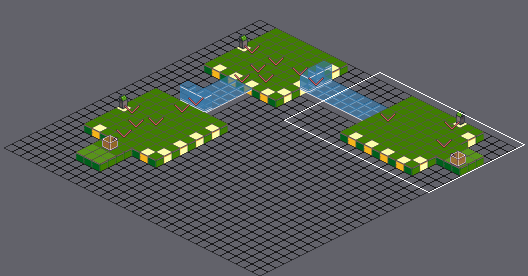
Tiled map, stored at scratch/floor1-tut-vr2.tmx. The first picture is a wide view before the edit; the outline marks the close-up.
Close-up. Before the commit:
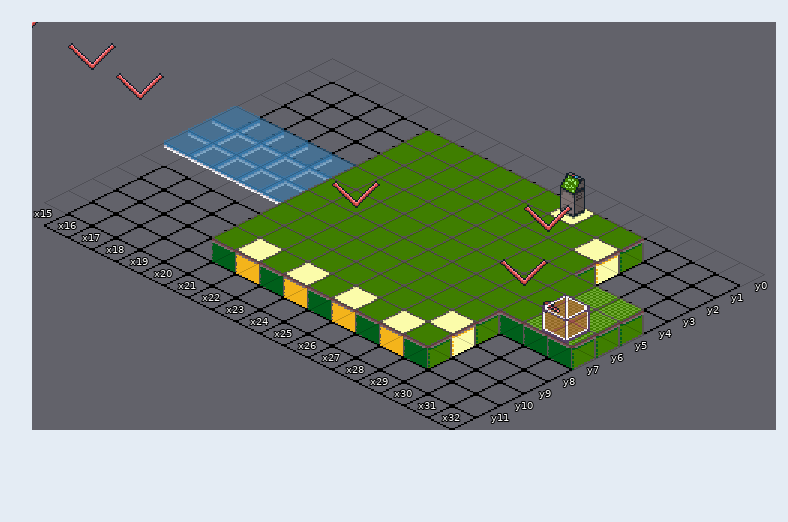
Cells are 32x16 px. Isometric: x runs down to the right, y down to the left. Shown: x 15..32, y 0..11. The commit also changed other parts of the map, which this record leaves out. Tiles whose own drawing changed are shown in their newer look in all pictures. Layer "Tiles" is drawn 0,16 px off the grid.
And afterwards:
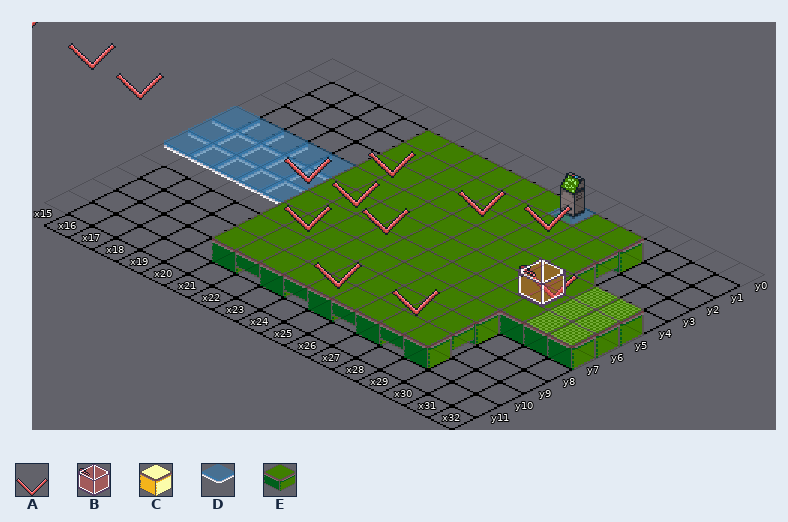
Key: from "control": A 1, B 6; from "floors": C 56, D 59, E 60.
_ is an empty cell.
Objects are placed by the point they stand on, in cells (3,4 is the top-left corner of cell 3,4); size is 1x1 cell unless given.
Tiles replaced or removed in this view: C.
Edits made:
Changed rows in their new state; . is an unchanged cell.
Layer "Tiles":
first column x 26:
 1 D..
 2 ..E
first column x 21:
 8 .......E
 9 E.E.E.E.
Layer "Objects":
changed: A "MarkerJason8" at 28.5,5.5 size 1x2 -> A "MarkerJason8" at 29.8,5.5 size 1x2
changed: B "MarkerFromVR3" at 31.8,7 size 1x2 -> B "MarkerFromVR3" at 29.8,6 size 1x2
changed: outside this view -> A "MarkerPlayer" at 21.8,7.8 size 1x2
added: A "MarkerRobot4" at 24.8,3.5 size 1x2
added: A "MarkerRobot6" at 21.2,3.8 size 1x2
added: A "MarkerGate3" at 19.8,5.8 size 1x2
added: A "MarkerAda2" at 23.5,6.2 size 1x2
added: A "MarkerRobot5" at 27.5,9 size 1x2
added: A "MarkerRobot3" at 24.8,9.5 size 1x2
Pixel boxes of the changes (left, top, right, bottom) in both close-ups:
changed: (236, 151, 620, 356)
